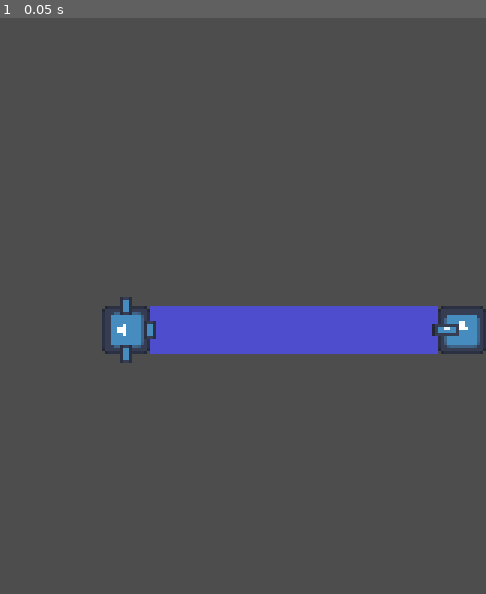
Above: before the commit, frame 1.
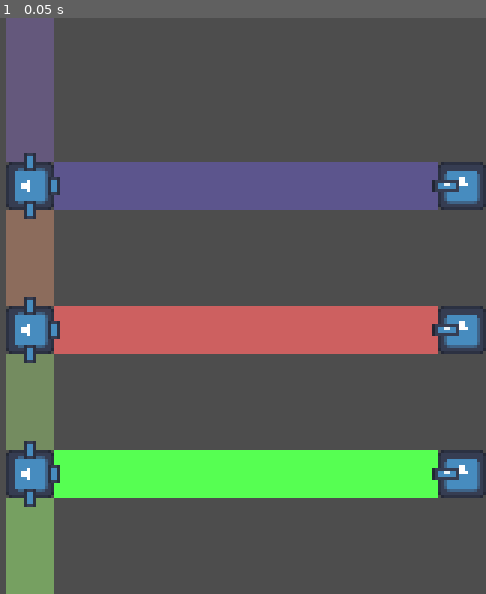
Above: after the commit, the same moment.

Repository: studentkrisk/light-game
Game: Godot game, scene res://world.tscn
Same seed, same stepped clock (60 frames per second), same inputs: the game is played once before the commit and once after it. The engine's default icon, where the game draws it, is replaced by a stand-in: a white triangle on a blue panel in a dark square.
Inputs:
- Up to frame 1 (0.05 s): no input

The runs differ from the first frame. In frame 1, 30% of the frame differs, in the area x 1-100%, y 0-100%.
Error before the commit: Invalid access to property or key 'target_position' on a base object of type 'null instance'. (res://splitter.gd:13)

Commit message:
debugging splitter

Diff:
--- a/emitter.gd
+++ b/emitter.gd
@@ -4,9 +4,11 @@
 
 @export var lights = [[]]
 @export var color = Color(1, 1, 1, 0.5)
+@export var colors = []
 
 func update_light():
-	lights = [[color]]
+	lights = [[]]
+	colors = [color]
 	var ray: RayCast2D = $RayCast2D
 	var dir = (ray.to_global(ray.target_position) - ray.global_position).normalized()
 	var start = ray.global_position
@@ -14,6 +16,6 @@
 	if ray.is_colliding():
 		lights[0].append(ray.get_collision_point())
 		if not (ray.get_collider() is Emitter):
-			ray.get_collider().update_light(self, color)
+			ray.get_collider().update_light(self, colors[0])
 	else:
 		lights[0].append(start + dir*Global.TILE_SIZE*25)
--- a/light.gd
+++ b/light.gd
@@ -10,7 +10,7 @@
 	queue_redraw()
 
 func _draw():
-	for i in $lights.get_children():
-		for j in i.lights:
-			if len(j) != 0:
-				draw_line(j[1], j[2], j[0], Global.TILE_SIZE)
+	for lighted in $lights.get_children():
+		for j in len(lighted.lights):
+			if len(lighted.lights[j]) != 0:
+				draw_line(lighted.lights[j][0], lighted.lights[j][1], lighted.colors[j], Global.TILE_SIZE)
--- a/mirror.gd
+++ b/mirror.gd
@@ -3,6 +3,7 @@
 extends CharacterBody2D
 
 @export var lights = [[], []]
+@export var colors = [Color.TRANSPARENT, Color.TRANSPARENT]
 
 func update_light(body, color):
 	var ray1: RayCast2D = $RayCast2D1
@@ -12,20 +13,22 @@
 	var dir2 = (ray2.to_global(ray2.target_position) - ray2.global_position).normalized()
 	var start2 = ray2.global_position
 	if ray1.is_colliding() and ray1.get_collider() == body:
-		lights[0] = [color]
-		lights[0].append(start2 + dir2*Global.TILE_SIZE/2)
+		lights[1] = []
+		colors[1] = color
+		lights[1].append(start2 + dir2*Global.TILE_SIZE/2)
 		if ray2.is_colliding():
-			lights[0].append(ray2.get_collision_point())
+			lights[1].append(ray2.get_collision_point())
 			if not (ray2.get_collider() is Emitter):
 				ray2.get_collider().update_light(self, color)
 		else:
-			lights[0].append(start2 + dir2*Global.TILE_SIZE*25)
+			lights[1].append(start2 + dir2*Global.TILE_SIZE*25)
 	if ray2.is_colliding() and ray2.get_collider() == body:
-		lights[1] = [color]
-		lights[1].append(start1 + dir1*Global.TILE_SIZE/2)
+		lights[0] = []
+		colors[0] = color
+		lights[0].append(start1 + dir1*Global.TILE_SIZE/2)
 		if ray1.is_colliding():
-			lights[1].append(ray1.get_collision_point())
+			lights[0].append(ray1.get_collision_point())
 			if not (ray1.get_collider() is Emitter):
 				ray1.get_collider().update_light(self, color)
 		else:
-			lights[1].append(start1 + dir1*Global.TILE_SIZE*25)
+			lights[0].append(start1 + dir1*Global.TILE_SIZE*25)
--- a/splitter.gd
+++ b/splitter.gd
@@ -2,34 +2,80 @@
 
 extends CharacterBody2D
 
-@export var lights = [[], []]
+@export var lights = [[], [], []]
+@export var colors = [Color.RED*0, Color.RED*0, Color.RED*0]
 
 func split(color: Color):
 	return [color/2, color/2]
 
 func update_light(body, color):
-	var inray: RayCast2D = $InRayCast2D
-	var ray1: RayCast2D = $OutRayCast2D1
+	var ray1: RayCast2D = $RayCast2D1
 	var dir1 = (ray1.to_global(ray1.target_position) - ray1.global_position).normalized()
 	var start1 = ray1.global_position
-	var ray2: RayCast2D = $OutRayCast2D2
+	var ray2: RayCast2D = $RayCast2D2
 	var dir2 = (ray2.to_global(ray2.target_position) - ray2.global_position).normalized()
 	var start2 = ray2.global_position
-	if inray.is_colliding() and inray.get_collider() == body:
-		var split_colors = split(color)
-		lights[0] = [split_colors[0]]
-		lights[1] = [split_colors[1]]
+	var ray3: RayCast2D = $RayCast2D3
+	var dir3 = (ray3.to_global(ray3.target_position) - ray3.global_position).normalized()
+	var start3 = ray3.global_position
+	var split_colors = split(color)
+
+	if ray1.is_colliding() and ray1.get_collider() == body:
+		lights[1] = []
+		lights[2] = []
+		colors[1] += split_colors[0]
+		colors[2] += split_colors[1]
+		lights[1].append(start2 + dir2*Global.TILE_SIZE/2)
+		lights[2].append(start3 + dir3*Global.TILE_SIZE/2)
+		if ray2.is_colliding():
+			lights[1].append(ray2.get_collision_point())
+			if not (ray2.get_collider() is Emitter):
+				ray2.get_collider().update_light(self, split_colors[0])
+		else:
+			lights[1].append(start2 + dir2*Global.TILE_SIZE*25)
+		if ray3.is_colliding():
+			lights[2].append(ray3.get_collision_point())
+			if not (ray3.get_collider() is Emitter):
+				ray3.get_collider().update_light(self, split_colors[1])
+		else:
+			lights[2].append(start3 + dir3*Global.TILE_SIZE*25)
+
+	if ray2.is_colliding() and ray2.get_collider() == body:
+		lights[2] = []
+		lights[0] = []
+		colors[2] += split_colors[0]
+		colors[0] += split_colors[1]
+		lights[2].append(start3 + dir3*Global.TILE_SIZE/2)
+		lights[0].append(start1 + dir1*Global.TILE_SIZE/2)
+		if ray3.is_colliding():
+			lights[2].append(ray3.get_collision_point())
+			if not (ray3.get_collider() is Emitter):
+				ray3.get_collider().update_light(self, split_colors[0])
+		else:
+			lights[2].append(start3 + dir3*Global.TILE_SIZE*25)
+		if ray1.is_colliding():
+			lights[0].append(ray1.get_collision_point())
+			if not (ray1.get_collider() is Emitter):
+				ray1.get_collider().update_light(self, split_colors[1])
+		else:
+			lights[0].append(start1 + dir1*Global.TILE_SIZE*25)
+
+	if ray3.is_colliding() and ray3.get_collider() == body:
+		lights[0] = []
+		lights[1] = []
+		colors[0] += split_colors[0]
+		colors[1] += split_colors[1]
 		lights[0].append(start1 + dir1*Global.TILE_SIZE/2)
 		lights[1].append(start2 + dir2*Global.TILE_SIZE/2)
 		if ray1.is_colliding():
 			lights[0].append(ray1.get_collision_point())
 			if not (ray1.get_collider() is Emitter):
-				ray1.get_collider().update_light(self, color)
+				ray1.get_collider().update_light(self, split_colors[0])
 		else:
 			lights[0].append(start1 + dir1*Global.TILE_SIZE*25)
 		if ray2.is_colliding():
 			lights[1].append(ray2.get_collision_point())
 			if not (ray2.get_collider() is Emitter):
-				ray2.get_collider().update_light(self, color)
+				ray2.get_collider().update_light(self, split_colors[1])
 		else:
 			lights[1].append(start2 + dir2*Global.TILE_SIZE*25)
--- a/world.tscn
+++ b/world.tscn
@@ -16,9 +16,25 @@
 [node name="lights" type="Node2D" parent="."]
 
 [node name="emitter" parent="lights" instance=ExtResource("1_gxkug")]
+position = Vector2(120, 56)
+color = Color(0, 1, 0, 1)
+
+[node name="emitter2" parent="lights" instance=ExtResource("1_gxkug")]
 position = Vector2(120, 8)
-color = Color(0, 0, 1, 0.501961)
+color = Color(1, 0, 0, 0.501961)
+
+[node name="emitter3" parent="lights" instance=ExtResource("1_gxkug")]
+position = Vector2(120, -40)
+color = Color(0, 0, 1, 0.25098)
 
 [node name="splitter" parent="lights" instance=ExtResource("3_8sics")]
-position = Vector2(8, 8)
+position = Vector2(-24, 56)
 rotation = -1.5708
+
+[node name="splitter2" parent="lights" instance=ExtResource("3_8sics")]
+position = Vector2(-24, 8)
+rotation = -1.5708
+
+[node name="splitter3" parent="lights" instance=ExtResource("3_8sics")]
+position = Vector2(-24, -40)
+rotation = -1.5708
